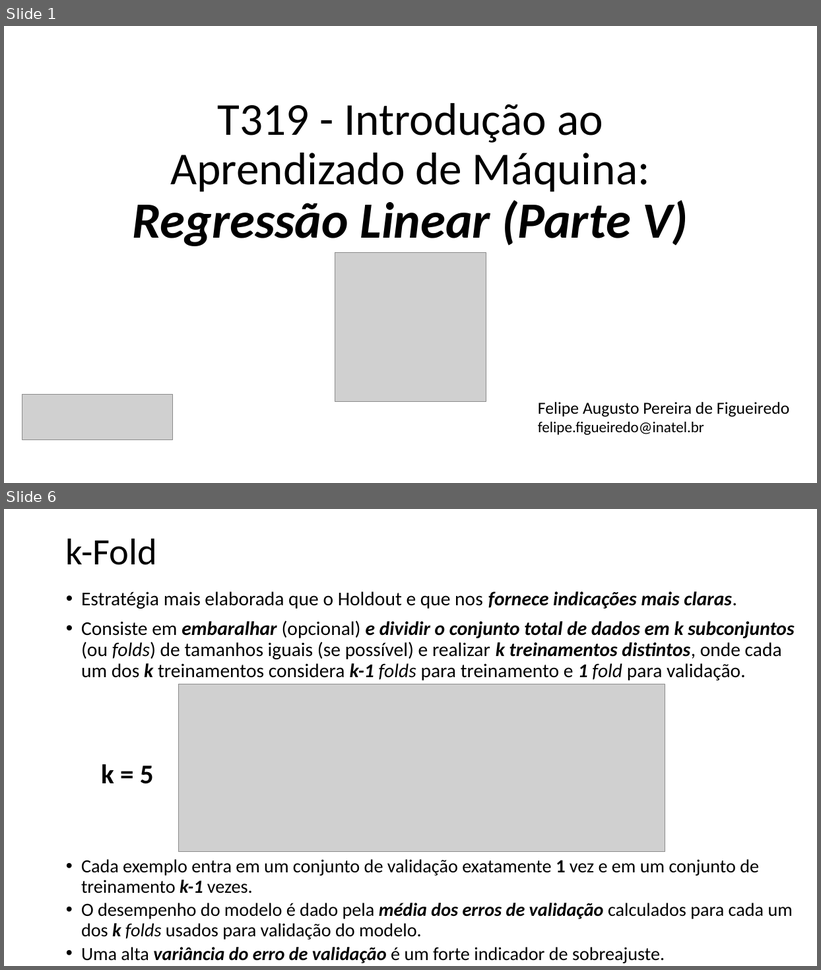
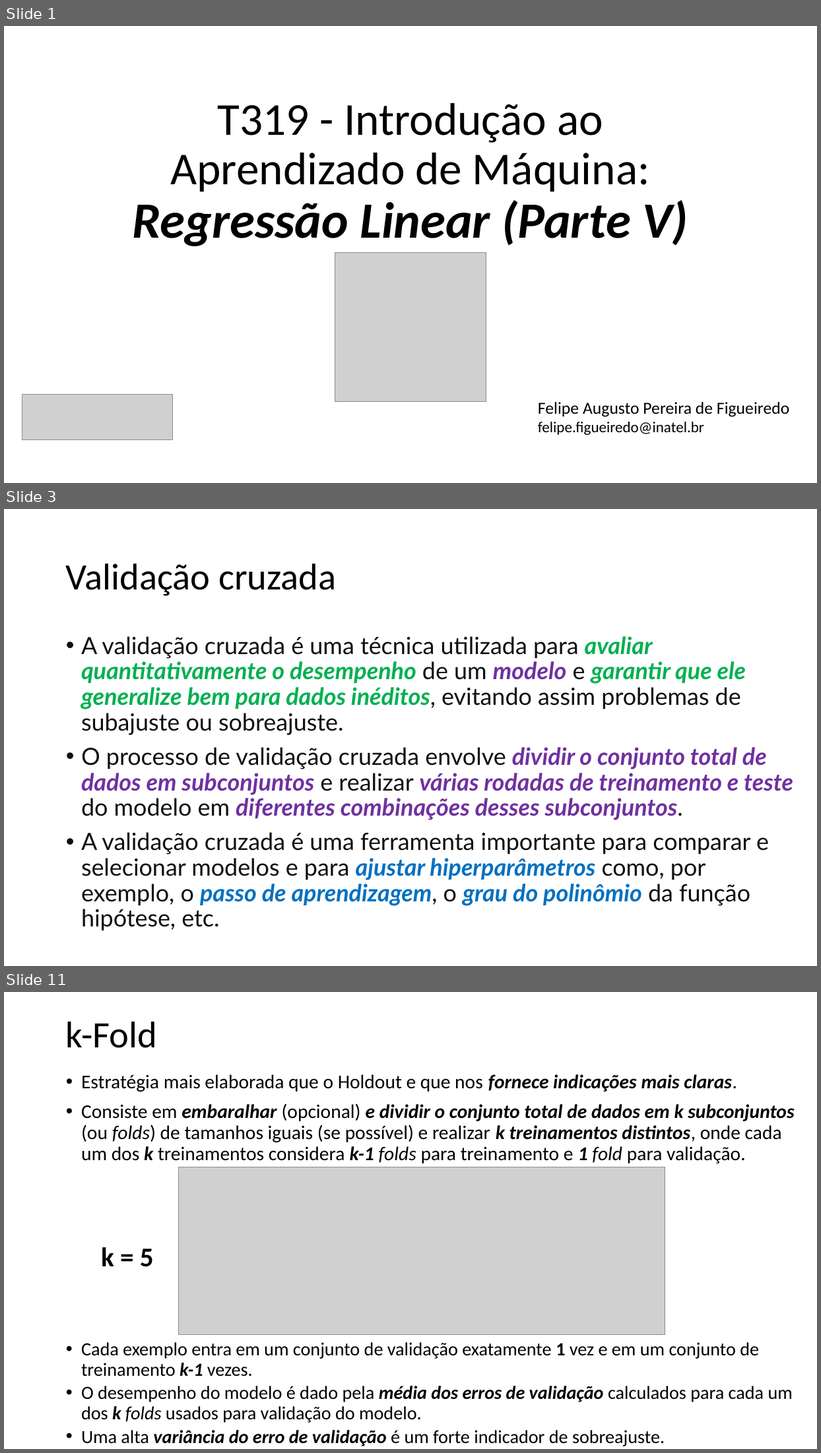
Before and after one commit to zz4fap/t319_aprendizado_de_maquina, a slide deck: slides/T319_Regressão_Linear (Parte V).pptx. Shown one above the other, each under a label of ours: slides 1 and 6 before the commit, slides 1, 3 and 11 after it; the slides between them are not shown. The pictures are 821x970 and 821x1453 pixels, drawn with LibreOffice and Linux fonts; fonts in the diff are those of the drawing; grey boxes stand for pictures. Boxes give left, top, right and bottom in pixels: in the first picture for what was removed or moved away, otherwise in the second. Text is boxed around its words. In the diff, an @@ line names an element or a change of style, - is before the commit and + after.

```diff
--- a/slides/T319_Regressão_Linear (Parte V).pptx
+++ b/slides/T319_Regressão_Linear (Parte V).pptx
@@ slide 3 added at <box>4,509,817,966</box>, background #FFFFFF @@
@@ title added at <box>66,563,336,596</box>, 44 pt, text #000000 @@
+Validação cruzada
@@ text added at <box>81,636,793,931</box>, 28 pt, text #0F0F0F @@
+• A validação cruzada é uma técnica utilizada para avaliar quantitativamente o desempenho de um modelo e garantir que ele generalize bem para dados inéditos, evitando assim problemas de subajuste ou sobreajuste.
+• O processo de validação cruzada envolve dividir o conjunto total de dados em subconjuntos e realizar várias rodadas de treinamento e teste do modelo em diferentes combinações desses subconjuntos.
+• A validação cruzada é uma ferramenta importante para comparar e selecionar modelos e para ajustar hiperparâmetros como, por exemplo, o passo de aprendizagem, o grau do polinômio da função hipótese, etc.
@@ what was slide 6 is now slide 11 @@
```
Also in this commit, not shown: 3 slides changed, 5 other slides added, 4 slides removed.
